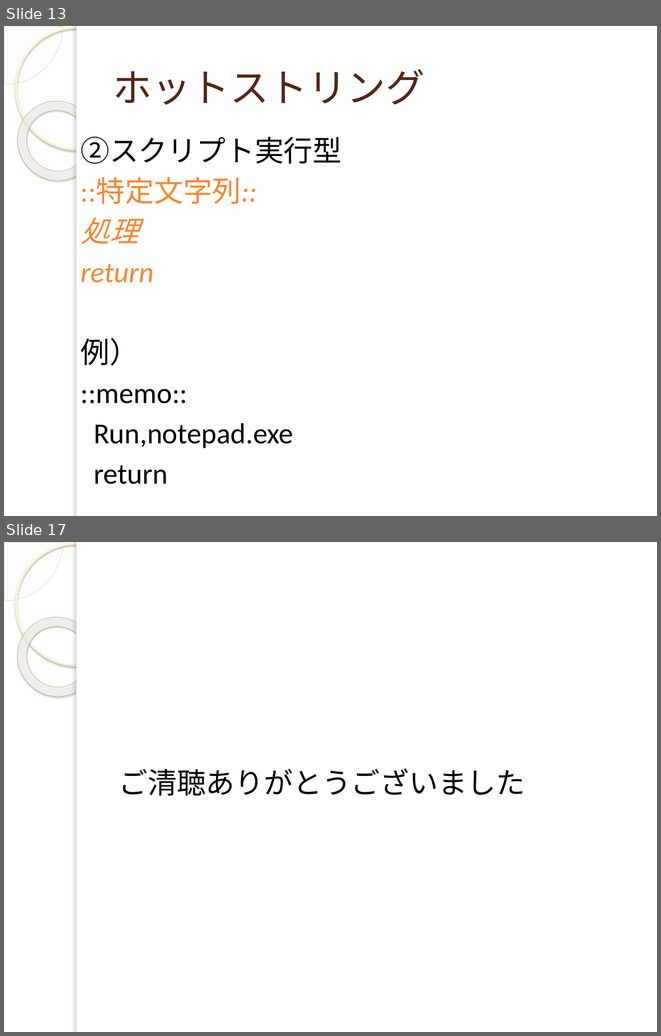
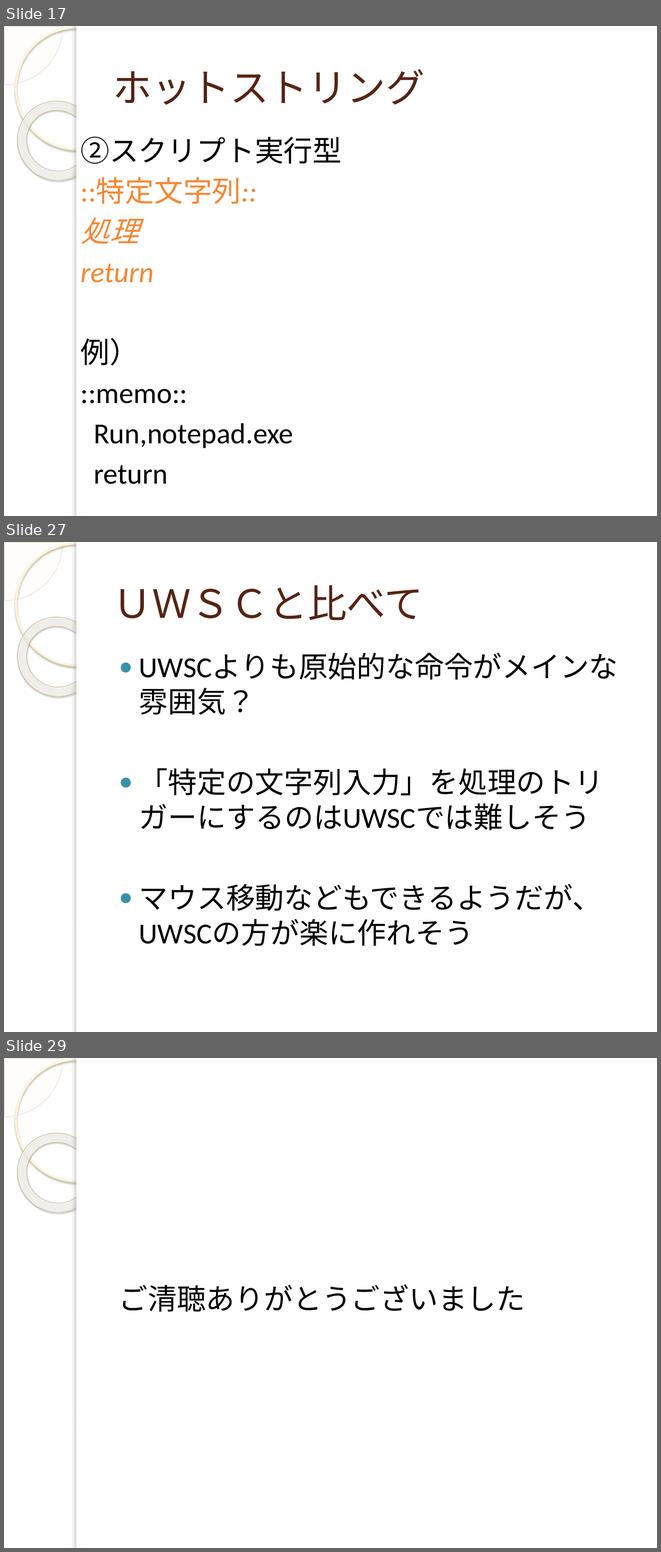
Before and after one commit to yuridonus/FEstudy, a slide deck: autoHotkey.pptx. Shown one above the other, each under a label of ours: slides 13 and 17 before the commit, slides 17, 27 and 29 after it; the slides between them are not shown. The pictures are 661x1036 and 661x1552 pixels, drawn with LibreOffice and Linux fonts; fonts in the diff are those of the drawing; background and template pictures are left out. Boxes give left, top, right and bottom in pixels: in the first picture for what was removed or moved away, otherwise in the second. Text is boxed around its words. In the diff, an @@ line names an element or a change of style, - is before the commit and + after.

```diff
--- a/autoHotkey.pptx
+++ b/autoHotkey.pptx
@@ slide 27 added at (4,542,657,1032), background picture (left out); not listed: 5 template elements that a slide beside it also shows @@
@@ title added at (113,585,423,620), 43 pt, text #572314 @@
+ＵＷＳＣと比べて
@@ text added at (139,768,603,946), 32 pt, text #000000 @@
+● UWSCよりも原始的な命令がメインな雰囲気？
+● 「特定の文字列入力」を処理のトリガーにするのはUWSCでは難しそう
+● マウス移動などもできるようだが、UWSCの方が楽に作れそう
@@ what was slide 13 is now slide 17 @@
@@ what was slide 17 is now slide 29 @@
```
Also in this commit, not shown: 4 slides changed, 11 other slides added, 1 other file.
